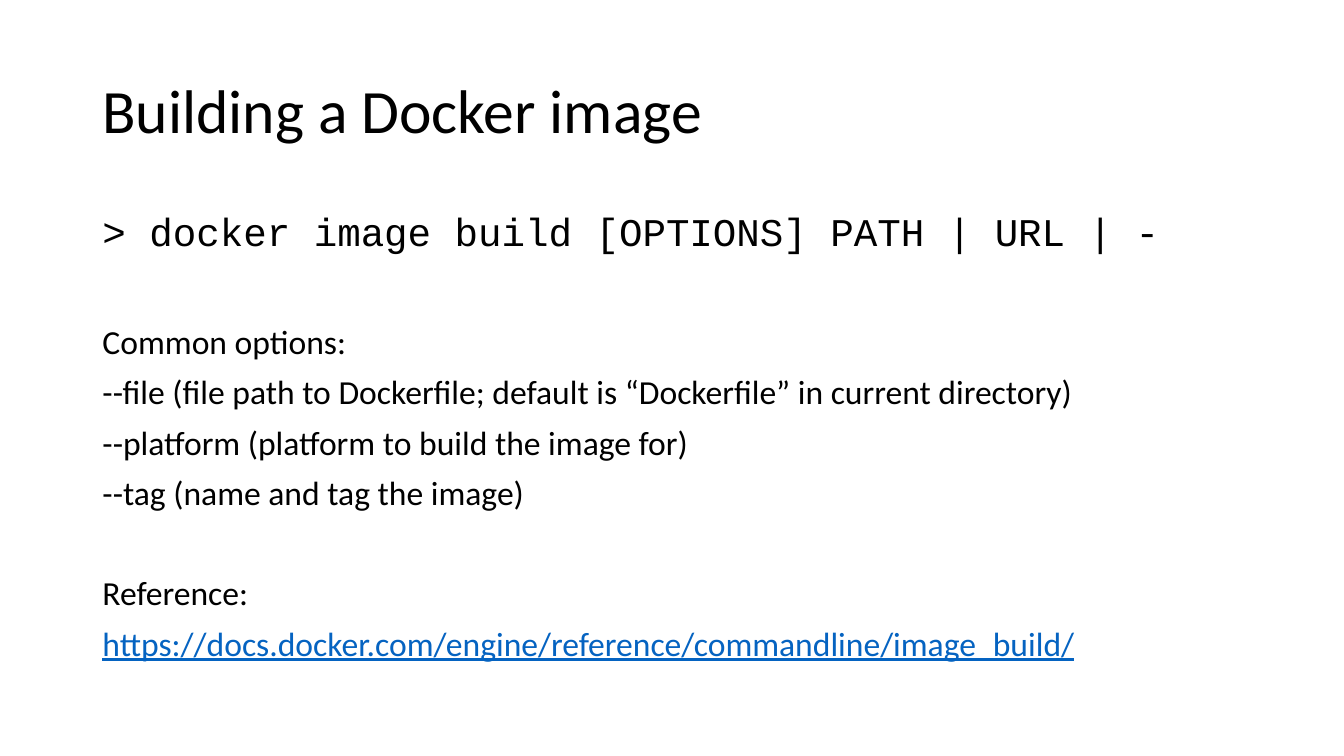
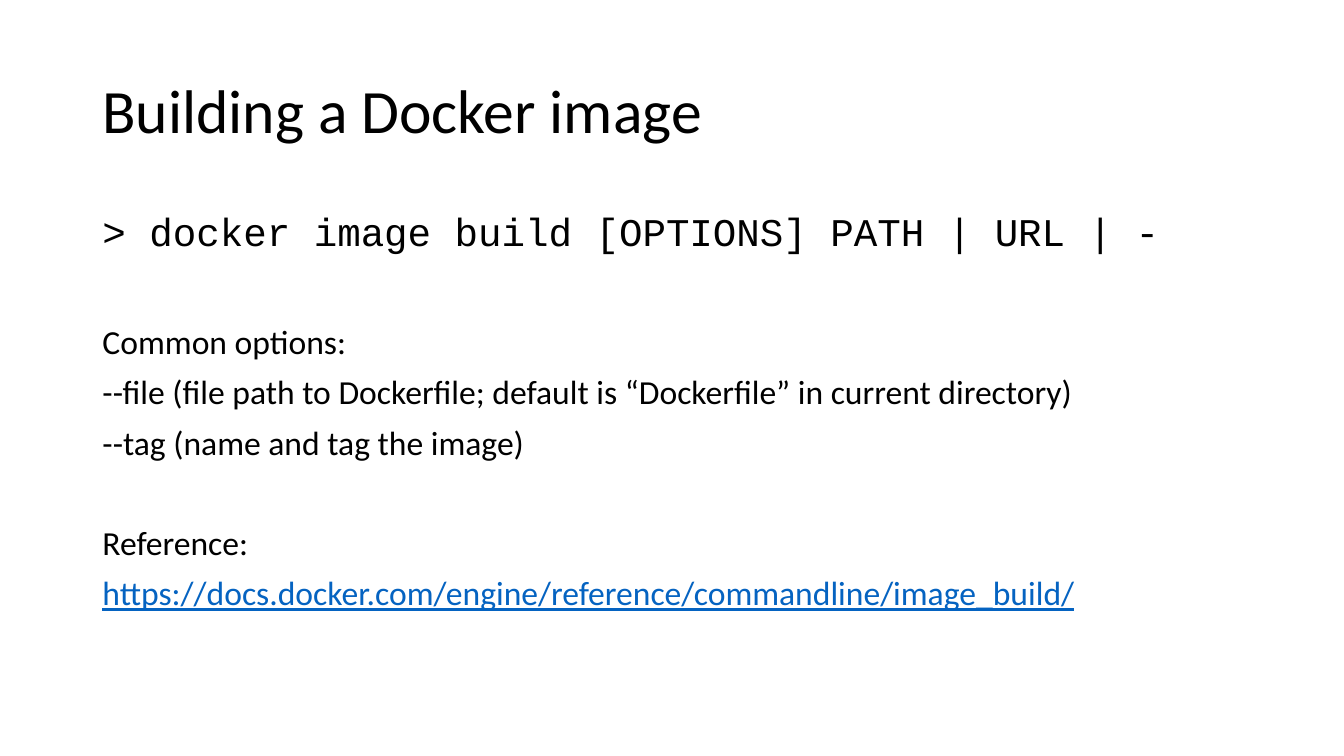
Before and after one commit to aljazsim/docker-masterclass-examples, a slide deck: slide 42 of Docker Masterclass.pptx. Drawn at 1344x756 pixels with LibreOffice and Linux fonts; fonts in the diff are those of the drawing. Boxes give left, top, right and bottom in pixels: in the first picture for what was removed or moved away, otherwise in the second. Text is boxed around its words. In the diff, an @@ line names an element or a change of style, - is before the commit and + after.

```diff
--- a/Docker Masterclass.pptx
+++ b/Docker Masterclass.pptx
@@ text at [102,430,688,461]: paragraph removed @@
---platform (platform to build the image for)
```
Also in this commit, not shown: 4 other slides changed, 1 slide added, 1 other file.
